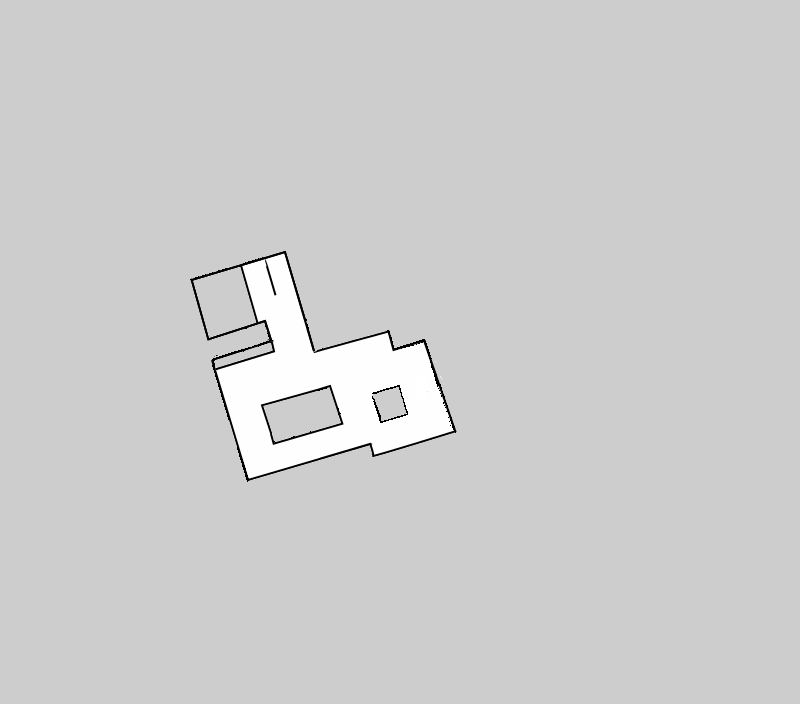
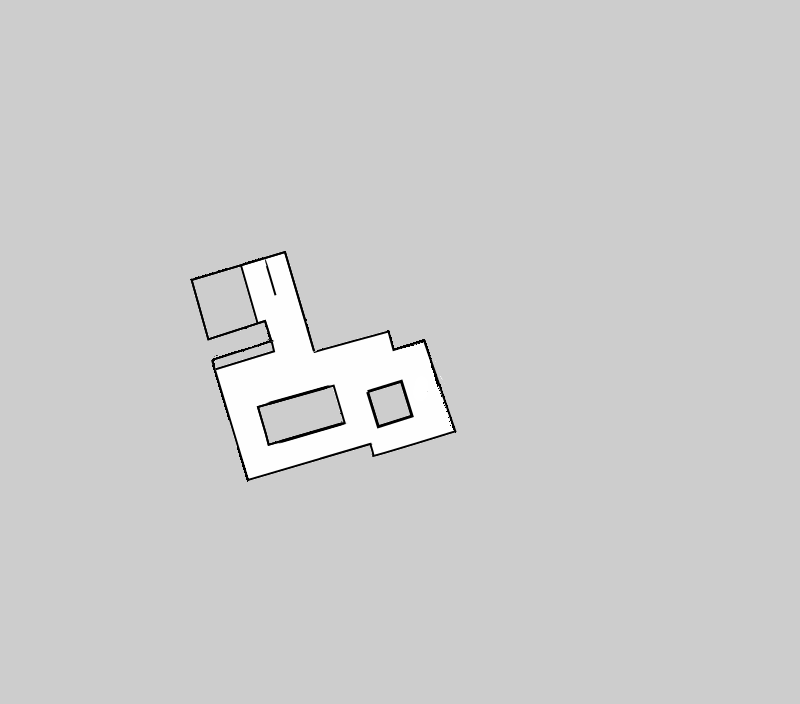
The second (800, 704) image is a revision of the first. Changes to its layers:
painted on "safe_zone" over left=256, top=379, right=414, bottom=446
